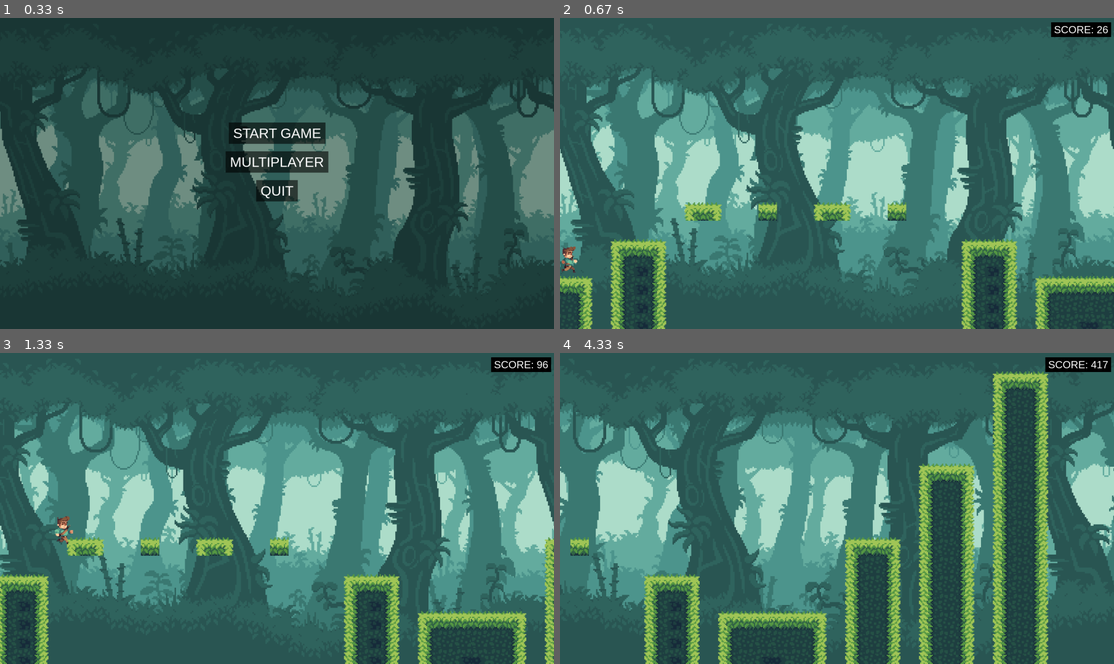
Above: before the commit, frames 1-4 (two rows, left to right).
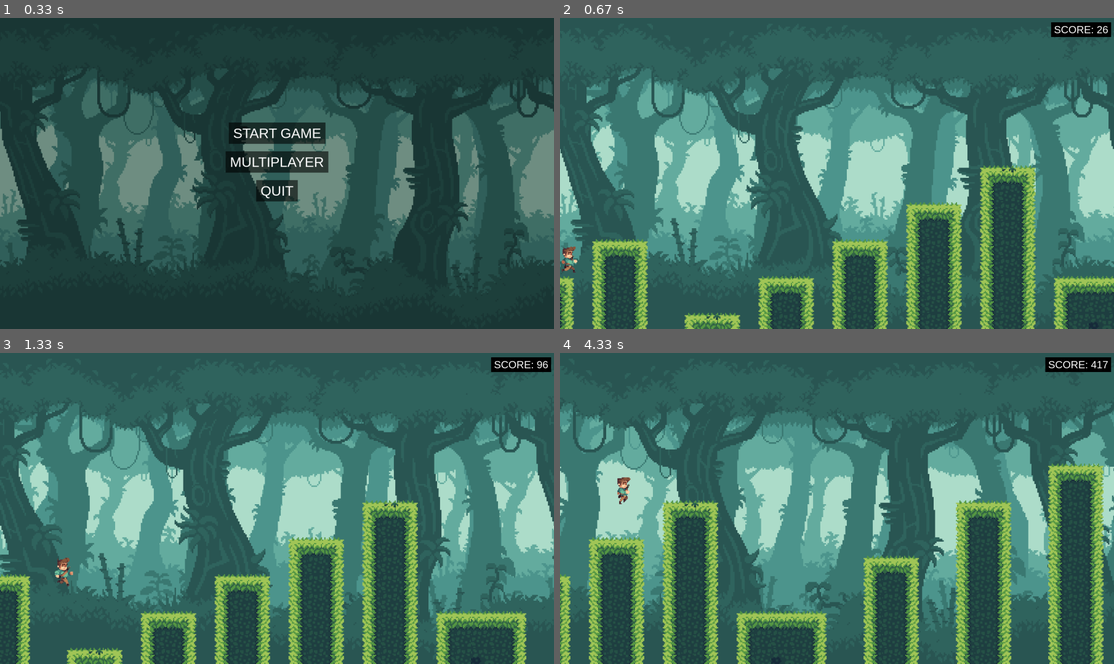
Above: after the commit, the same moments.

Repository: PyroJet1/Pygame-Multiplayer-Endless-Scroller
Game: pygame game, started from __main__.py
The game is run twice, just before and just after one commit, with the same random seed, the same clock (stepped at 60 frames per second) and the same inputs.
Inputs:
- Up to frame 1 (0.33 s): no input
- Up to frame 2 (0.67 s): click "START GAME" at 0.38 s
- Up to frame 3 (1.33 s): hold D 0.67-1.13 s; hold D from 1.17 s (still down); tap Space at 1.23 s
- Up to frame 4 (4.33 s): tap Space at 1.53, 1.73, 2.03, 2.3, 2.6, 2.73, 3.03, 3.4, 3.7, 3.9, 4.2 s; release D at 1.63 s; hold A 1.67-2.2 s; hold A 2.23-2.63 s; hold D 2.67-3.3 s; hold A 3.33-3.8 s; hold D 3.83-4.3 s

Frame 1 is identical in both runs. In frame 2, 17% of the frame differs, in the area x 0-96%, y 47-100%; in frame 3, 16%; in frame 4, 32%, in the area x 0-99%, y 5-100%.

Commit message:
fixed gaps in between world tile generation. Created two maps

Diff:
--- /dev/null
+++ b/maps/map10.csv
@@ -0,0 +1,17 @@
+-1,-1,-1,-1,-1,-1,-1,-1,-1,-1,-1,-1,-1,-1,-1,-1,-1,-1,-1,-1,-1,-1,-1,-1,-1,-1,-1,-1,-1,-1
+-1,-1,-1,-1,-1,-1,-1,-1,-1,-1,-1,-1,-1,-1,-1,-1,-1,-1,-1,-1,-1,-1,-1,-1,-1,-1,-1,-1,-1,-1
+-1,-1,-1,-1,-1,-1,-1,-1,-1,-1,-1,-1,-1,-1,-1,-1,-1,-1,-1,-1,-1,-1,-1,-1,-1,-1,-1,-1,-1,-1
+-1,-1,-1,-1,-1,-1,-1,-1,-1,-1,-1,-1,-1,-1,-1,-1,-1,-1,-1,-1,-1,-1,-1,-1,-1,-1,-1,-1,-1,-1
+-1,-1,-1,-1,-1,-1,-1,-1,-1,-1,-1,-1,-1,-1,-1,-1,-1,-1,-1,-1,-1,-1,-1,-1,-1,-1,-1,-1,-1,-1
+-1,-1,-1,-1,-1,-1,-1,-1,-1,-1,-1,-1,-1,-1,-1,-1,-1,-1,-1,-1,-1,-1,-1,-1,-1,-1,-1,-1,-1,-1
+-1,-1,-1,-1,-1,-1,-1,-1,-1,-1,-1,-1,-1,-1,-1,-1,-1,-1,-1,-1,-1,-1,-1,-1,-1,-1,-1,-1,-1,-1
+-1,-1,-1,-1,-1,-1,-1,-1,-1,-1,-1,-1,-1,-1,-1,-1,-1,-1,-1,-1,-1,-1,-1,-1,-1,-1,-1,-1,-1,-1
+-1,-1,-1,-1,-1,-1,-1,-1,-1,-1,-1,-1,-1,-1,-1,-1,-1,-1,-1,-1,-1,-1,-1,-1,4,1,11,-1,-1,-1
+-1,-1,-1,-1,-1,-1,-1,-1,-1,-1,-1,-1,-1,-1,-1,-1,-1,-1,-1,-1,-1,-1,-1,-1,5,0,9,-1,-1,-1
+-1,-1,-1,-1,-1,-1,-1,-1,-1,-1,-1,-1,-1,-1,-1,-1,-1,-1,-1,-1,4,2,11,-1,5,0,9,-1,-1,-1
+-1,-1,-1,-1,-1,-1,-1,-1,-1,-1,-1,-1,-1,-1,-1,-1,-1,-1,-1,-1,5,0,9,-1,5,0,9,-1,-1,-1
+-1,-1,-1,4,2,11,-1,-1,-1,-1,-1,-1,-1,-1,-1,-1,4,2,11,-1,5,0,9,-1,5,0,9,-1,-1,-1
+-1,-1,-1,5,0,9,-1,-1,-1,-1,-1,-1,-1,-1,-1,-1,5,0,9,-1,5,0,9,-1,5,0,9,-1,-1,-1
+2,11,-1,5,0,9,-1,-1,-1,-1,-1,-1,4,2,11,-1,5,0,9,-1,5,0,9,-1,5,0,9,-1,4,2
+0,9,-1,5,0,9,-1,-1,-1,-1,-1,-1,5,0,9,-1,5,0,9,-1,5,0,9,-1,5,0,9,-1,5,0
+0,9,-1,5,0,9,-1,-1,4,1,11,-1,5,0,9,-1,5,0,9,-1,5,0,9,-1,5,0,9,-1,5,0
--- /dev/null
+++ b/maps/map9.csv
@@ -0,0 +1,17 @@
+-1,-1,-1,-1,-1,-1,-1,-1,-1,-1,-1,-1,-1,-1,-1,-1,-1,-1,-1,-1,-1,-1,-1,-1,-1,-1,-1,-1,-1,-1
+-1,-1,-1,-1,-1,-1,-1,-1,-1,-1,-1,-1,-1,-1,-1,-1,-1,-1,-1,-1,-1,-1,-1,-1,-1,-1,-1,-1,-1,-1
+-1,-1,-1,-1,-1,-1,-1,-1,-1,-1,-1,-1,-1,-1,-1,-1,-1,-1,-1,-1,-1,-1,-1,-1,-1,-1,-1,-1,-1,-1
+-1,-1,-1,-1,-1,-1,-1,-1,-1,-1,-1,-1,-1,-1,-1,-1,-1,-1,-1,-1,-1,-1,-1,-1,-1,-1,-1,-1,-1,-1
+-1,-1,-1,-1,-1,-1,-1,-1,-1,-1,-1,-1,-1,-1,-1,-1,-1,-1,-1,-1,-1,-1,-1,-1,-1,-1,-1,-1,-1,-1
+-1,-1,-1,-1,-1,-1,-1,-1,-1,-1,-1,-1,-1,-1,-1,-1,-1,-1,-1,-1,-1,-1,-1,-1,-1,-1,-1,-1,-1,-1
+-1,-1,-1,-1,-1,-1,-1,-1,-1,-1,2,2,2,2,-1,-1,-1,-1,-1,-1,-1,-1,-1,-1,-1,-1,-1,-1,-1,-1
+-1,-1,-1,-1,-1,-1,-1,-1,-1,-1,0,0,0,0,-1,-1,-1,-1,-1,-1,-1,-1,-1,-1,-1,-1,-1,-1,-1,-1
+-1,-1,-1,-1,-1,-1,-1,-1,-1,-1,0,0,0,0,-1,-1,-1,-1,-1,-1,-1,-1,-1,-1,-1,-1,-1,-1,-1,-1
+-1,-1,-1,-1,-1,-1,-1,-1,-1,-1,0,0,0,0,-1,-1,-1,-1,-1,-1,-1,-1,-1,-1,-1,-1,-1,-1,-1,-1
+-1,-1,-1,-1,-1,-1,2,2,2,2,0,0,0,0,-1,-1,-1,-1,-1,-1,-1,-1,-1,-1,-1,-1,-1,-1,-1,-1
+-1,-1,-1,-1,-1,-1,0,0,0,0,0,0,0,0,-1,-1,-1,-1,-1,-1,-1,-1,-1,2,2,2,2,-1,-1,-1
+-1,-1,-1,-1,-1,-1,0,0,0,0,0,0,0,0,2,2,2,2,-1,-1,-1,-1,-1,0,0,0,0,-1,-1,-1
+-1,-1,-1,-1,-1,-1,0,0,0,0,0,0,0,0,0,0,0,0,-1,-1,-1,-1,-1,0,0,0,0,-1,-1,-1
+2,2,2,2,2,2,0,0,0,0,0,0,0,0,0,0,0,0,2,2,2,2,2,0,0,0,0,2,2,2
+7,7,7,7,7,7,7,7,7,7,7,7,7,7,7,7,7,7,7,7,7,7,7,7,7,7,7,7,7,7
+6,6,6,6,6,6,6,6,6,6,6,6,6,6,6,6,6,6,6,6,6,6,6,6,6,6,6,6,6,6
--- a/world.py
+++ b/world.py
@@ -28,10 +28,15 @@
         self.start_x = 0
         self.start_y = 0
 
-        self.maps = ["maps/map1.csv", "maps/map2.csv", "maps/map3.csv", "maps/map4.csv", "maps/map5.csv", "maps/map6.csv", "maps/map7.csv"]
+        self.maps = []
 
-        self.load_tiles(self.maps[random.randint(0,6)], self.GROUND_SPEED, 0)
-        self.load_tiles(self.maps[random.randint(0,6)], self.GROUND_SPEED, 1)
+        for path in os.listdir("maps"):
+            self.maps.append(os.path.join("maps", path))
+
+        print(len(self.maps))
+
+        self.load_tiles("maps/map10.csv", self.GROUND_SPEED, 0)
+        self.load_tiles(self.maps[random.randint(0,(len(self.maps) - 1))], self.GROUND_SPEED, 1)
 
 
     def spawn_ground(self, column_group, spawn_x, speed, screen_height, filename):
@@ -90,9 +95,9 @@
     def world_run(self):
 
         self.start += self.GROUND_SPEED
-        if self.start > self.screen_width:
-            self.load_tiles(self.maps[random.randint(0,6)], self.GROUND_SPEED, 1)
-            self.start = 0
+        if self.start % self.screen_width == 0:
+            self.load_tiles(self.maps[random.randint(0,(len(self.maps) - 1))], self.GROUND_SPEED, 1)
+
 
         self.ground_sprites.update()
         self.ground_sprites.draw(self.screen)
